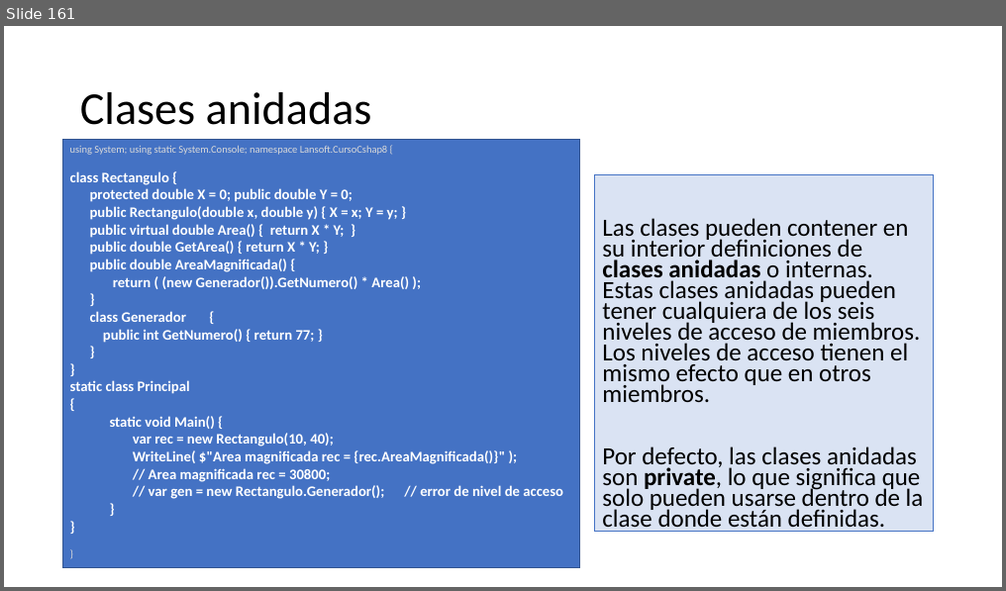
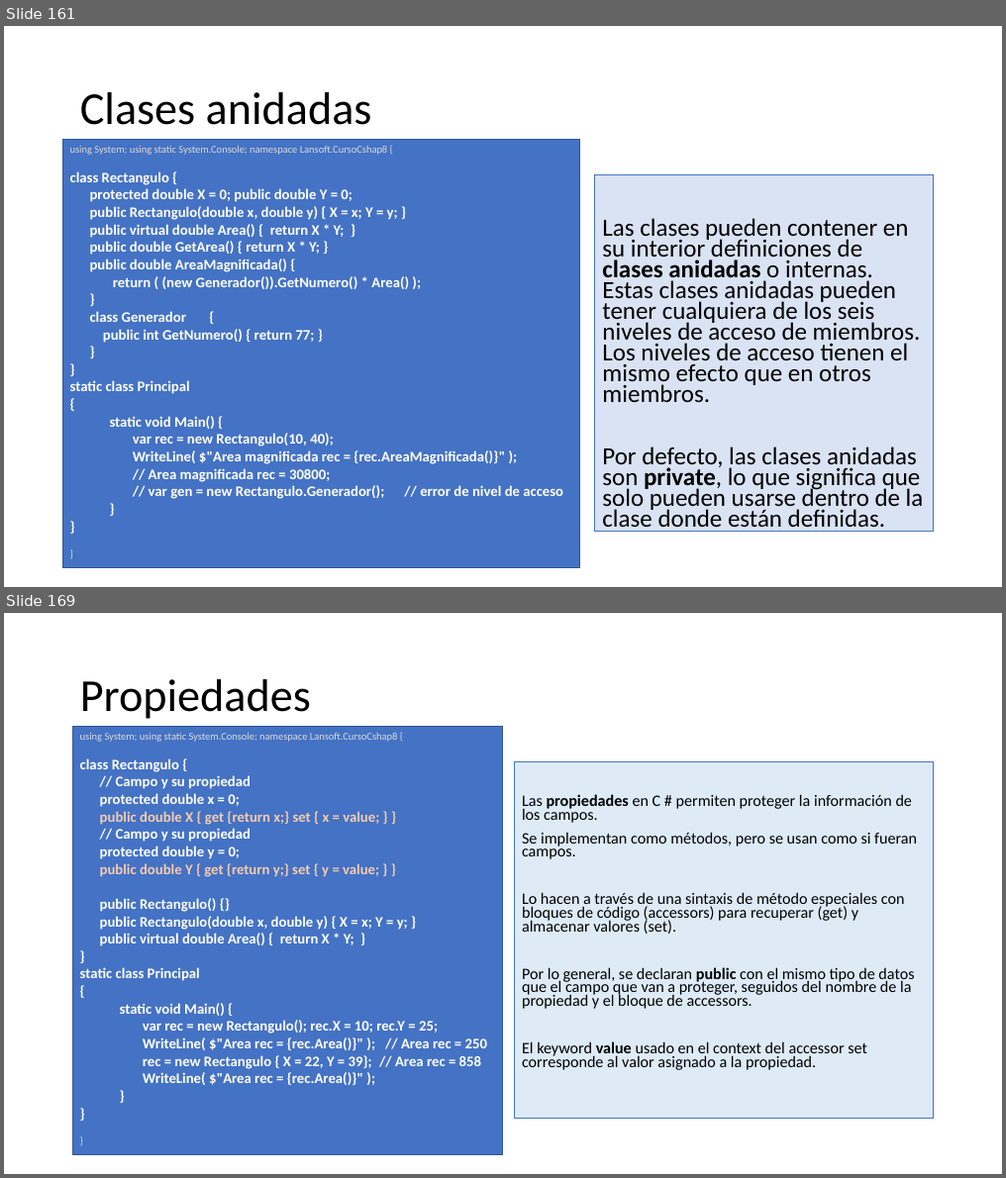
Before and after one commit to AlbertOsinaga/CursoCSharp__8, a slide deck: CSharpQuickReferencia.pptx. Shown one above the other, each under a label of ours: slide 161 before the commit, slides 161 and 169 after it; the slides between them are not shown. The pictures are 1006x591 and 1006x1178 pixels, drawn with LibreOffice and Linux fonts; fonts in the diff are those of the drawing. Boxes give left, top, right and bottom in pixels: in the first picture for what was removed or moved away, otherwise in the second. Text is boxed around its words. In the diff, an @@ line names an element or a change of style, - is before the commit and + after.

```diff
--- a/CSharpQuickReferencia.pptx
+++ b/CSharpQuickReferencia.pptx
@@ slide 169 added at (4,613,1002,1174), background #FFFFFF @@
@@ title added at (80,679,311,719), 44 pt, text #000000 @@
+Propiedades
@@ rectangle added at (73,726,503,1155), fill #4472C4, outline #325491 1 pt, 14 pt, text #FFFFFF, bold @@
+using System; using static System.Console; namespace Lansoft.CursoCshap8 {
+class Rectangulo {
+// Campo y su propiedad
+protected double x = 0;
+public double X { get {return x;} set { x = value; } }
+// Campo y su propiedad
+protected double y = 0;
+public double Y { get {return y;} set { y = value; } }
+public Rectangulo() {}
+public Rectangulo(double x, double y) { X = x; Y = y; }
+public virtual double Area() { return X * Y; }
+}
+static class Principal
+{
+static void Main() {
+var rec = new Rectangulo(); rec.X = 10; rec.Y = 25;
+WriteLine( $"Area rec = {rec.Area()}" ); // Area rec = 250
+rec = new Rectangulo { X = 22, Y = 39}; // Area rec = 858
+WriteLine( $"Area rec = {rec.Area()}" );
+}
+}
+}
@@ text added at (515,762,934,1119), fill #DEEBF7, outline #4472C4 0.75 pt, 15.4 pt, text #000000 @@
+Las propiedades en C # permiten proteger la información de los campos.
+Se implementan como métodos, pero se usan como si fueran campos.
+Lo hacen a través de una sintaxis de método especiales con bloques de código (accessors) para recuperar (get) y almacenar valores (set).
+Por lo general, se declaran public con el mismo tipo de datos que el campo que van a proteger, seguidos del nombre de la propiedad y el bloque de accessors.
+El keyword value usado en el context del accessor set corresponde al valor asignado a la propiedad.
```
Also in this commit, not shown: 9 other slides added.
